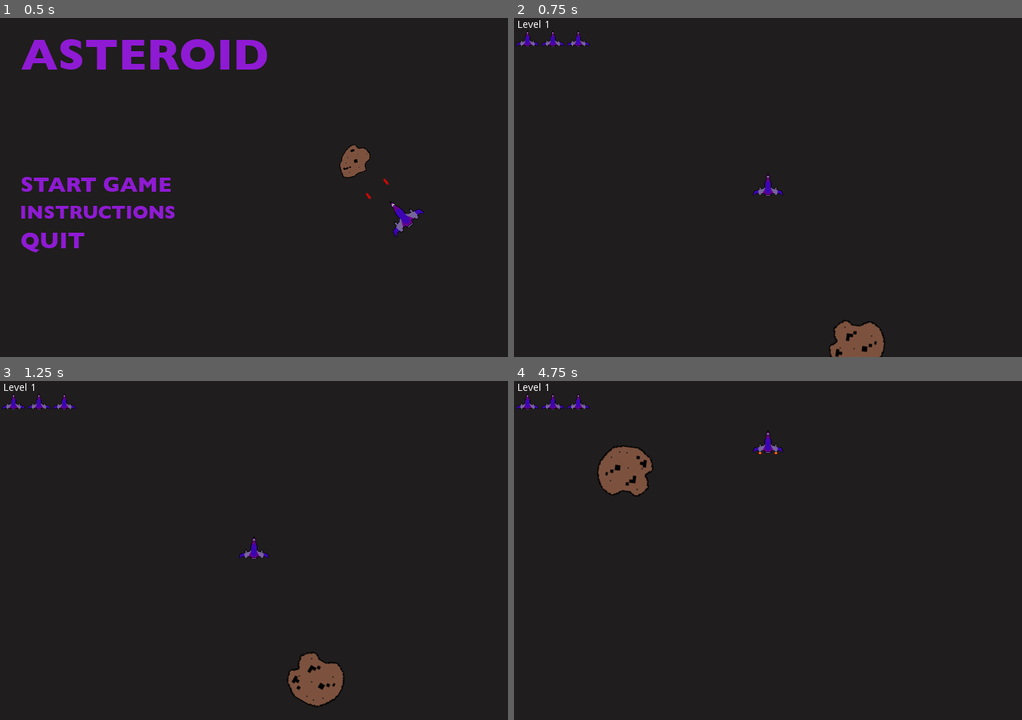
Above: before the commit, frames 1-4 (two rows, left to right).
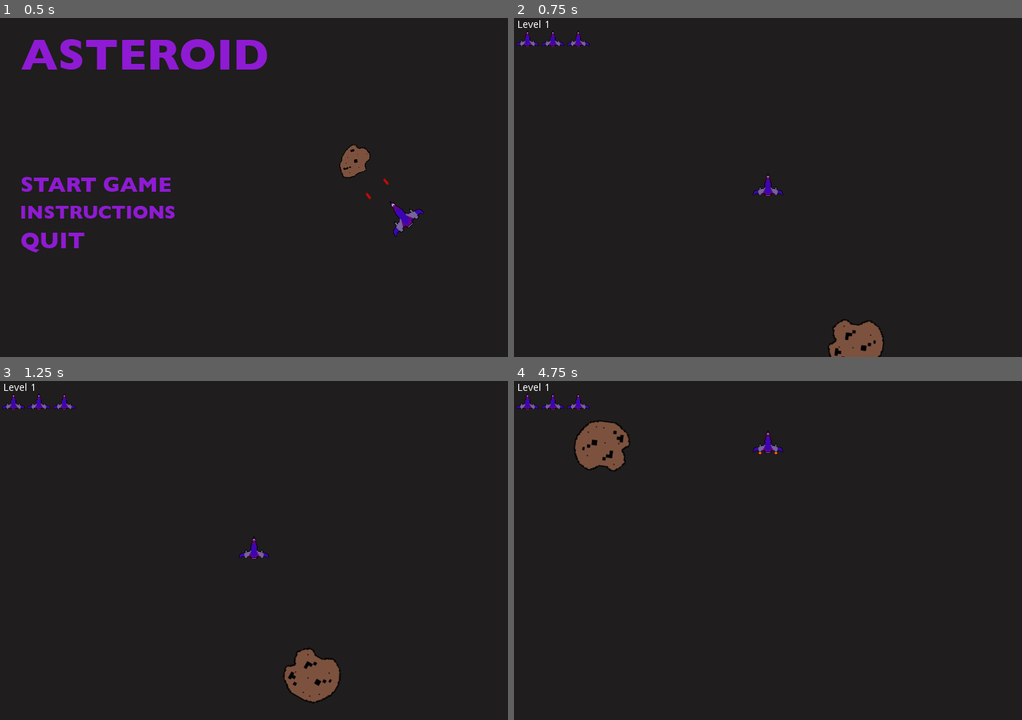
Above: after the commit, the same moments.

Repository: Ricardo41Costa/AsteroidGoDot
Game: Godot game, scene res://Scenes/Main_Menu.tscn
Two runs of this game, one before a commit and one after it. Both use one fixed random seed, a clock stepped at 60 frames per second and the inputs below.
Inputs (mouse positions are in pixels of both pictures, inside the frame that each line leads up to):
- Up to frame 1 (0.5 s): no input
- Up to frame 2 (0.75 s): click (656, 184) at 0.5 s
- Up to frame 3 (1.25 s): no input
- Up to frame 4 (4.75 s): tap Enter (ui_accept) at 1.25, 1.52, 2.27, 3.77, 4.52 s; hold Right (ui_right) 1.28-2.03 s; hold Left (ui_left) 2.03-2.78 s; hold Right (ui_right) 2.78-3.53 s; hold Up (ui_up) 3.53-4.28 s; hold Left (ui_left) from 4.28 s (still down)

Frame 1 is identical in both runs. In frame 2, 0.2% of the frame differs, in the area x 61-74%, y 89-100%; in frame 3, 0.6%; in frame 4, 2.0%, in the area x 11-28%, y 11-34%.

Commit message:
up

Diff:
--- a/Scenes/Comet_Type_1.tscn
+++ b/Scenes/Comet_Type_1.tscn
@@ -11,6 +11,7 @@
 scale = Vector2( 1.5, 1.5 )
 collision_mask = 6
 script = ExtResource( 2 )
+speed = 110
 nextComet = ExtResource( 3 )
 
 [node name="Sprite" type="Sprite" parent="."]
--- a/Scenes/Comet_Type_2.tscn
+++ b/Scenes/Comet_Type_2.tscn
@@ -8,7 +8,7 @@
 "Comet",
 ]]
 script = ExtResource( 2 )
-speed = 125
+speed = 135
 rotationSpeed = 55.0
 nextSpawnNumber = 3
 nextComet = ExtResource( 3 )
--- a/Scenes/Comet_Type_3.tscn
+++ b/Scenes/Comet_Type_3.tscn
@@ -8,7 +8,7 @@
 ]]
 scale = Vector2( 0.6, 0.6 )
 script = ExtResource( 2 )
-speed = 150
+speed = 155
 rotationSpeed = 65.0
 nextSpawnNumber = 0
 
--- /dev/null
+++ b/Scenes/Game_Over.tscn
@@ -0,0 +1,10 @@
+[gd_scene format=2]
+
+[node name="MarginContainer" type="MarginContainer"]
+size_flags_horizontal = 3
+size_flags_vertical = 3
+__meta__ = {
+"_edit_use_anchors_": false
+}
+
+[node name="VBoxContainer" type="VBoxContainer" parent="."]
Binary file added: Sprites/game_over.png
Not shown, added: Sprites/game_over.png.import
Not shown, added: Sprites/game_over.xcf
